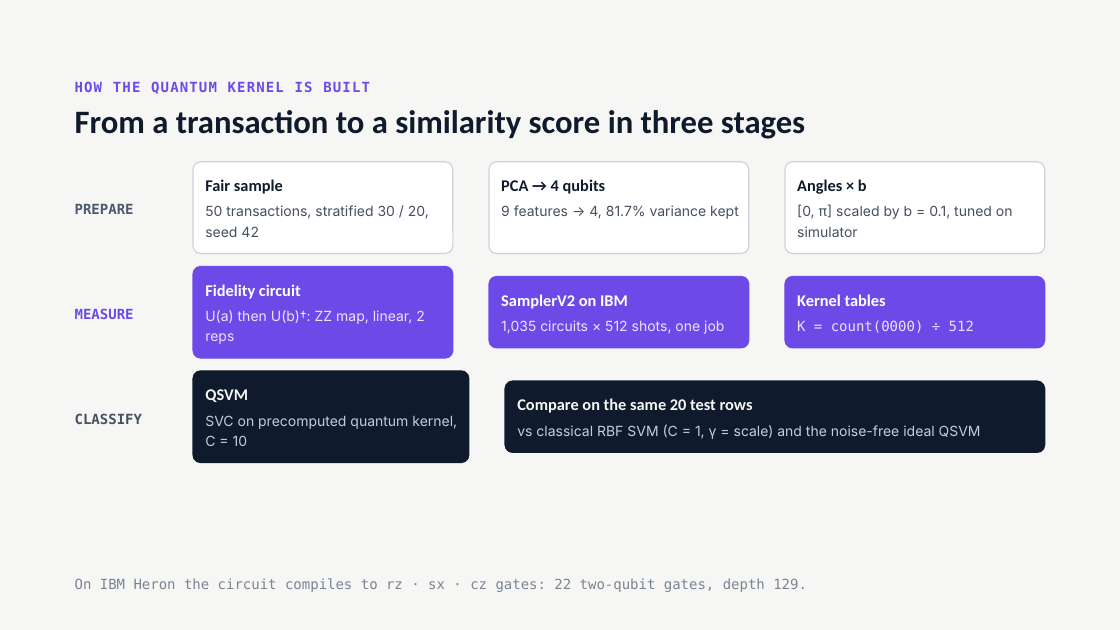
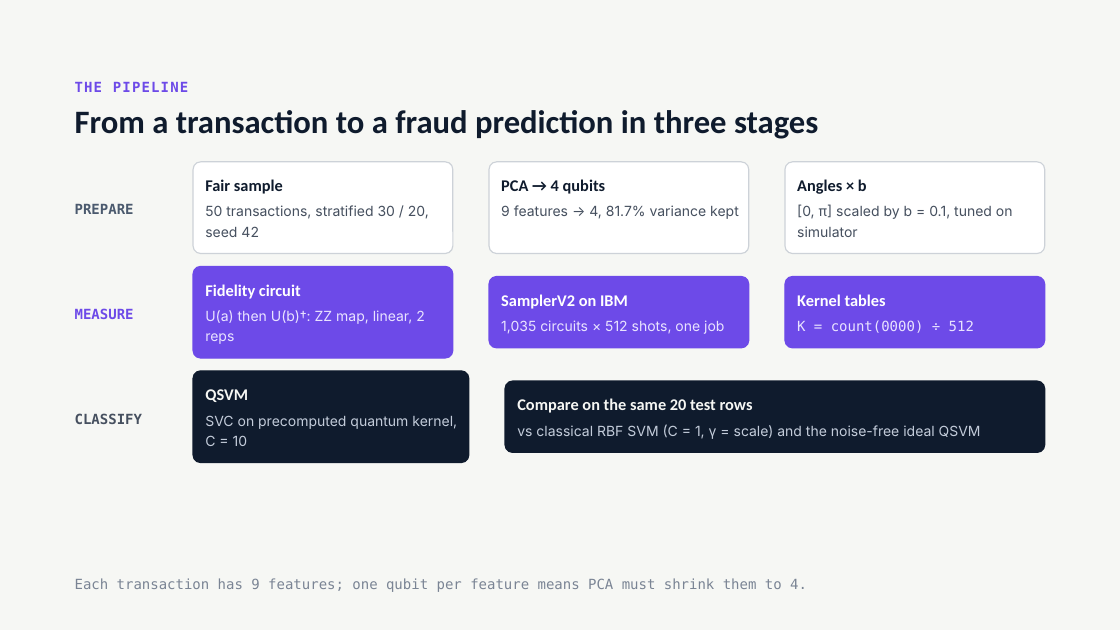
Before and after one commit to mhossain-ibm/Quantum-Heckathon-26-QMinds-QFDMF, a slide deck: slide 7 of QSVM Fraud Detection on IBM Quantum — Architecture-updated.pptx (slide 2 before the commit). Drawn at 1120x630 pixels with LibreOffice and Linux fonts; fonts in the diff are those of the drawing; background and template pictures are left out. Boxes give left, top, right and bottom in pixels: in the first picture for what was removed or moved away, otherwise in the second. Text is boxed around its words. In the diff, an @@ line names an element or a change of style, - is before the commit and + after.

```diff
--- a/QSVM Fraud Detection on IBM Quantum — Architecture-updated.pptx
+++ b/QSVM Fraud Detection on IBM Quantum — Architecture-updated.pptx
@@ text at (x1=75, y1=82, x2=188, y2=92): text changed @@
-HOW THE QUANTUM KERNEL IS BUILT
+THE PIPELINE
@@ title at (x1=75, y1=110, x2=818, y2=139): text changed @@
-From a transaction to a similarity score in three stages
+From a transaction to a fraud prediction in three stages
@@ text at (x1=75, y1=578, x2=807, y2=592): text changed @@
-On IBM Heron the circuit compiles to rz · sx · cz gates: 22 two-qubit gates, depth 129.
+Each transaction has 9 features; one qubit per feature means PCA must shrink them to 4.
```
Also in this commit, not shown: 2 other slides changed, 8 slides added.
